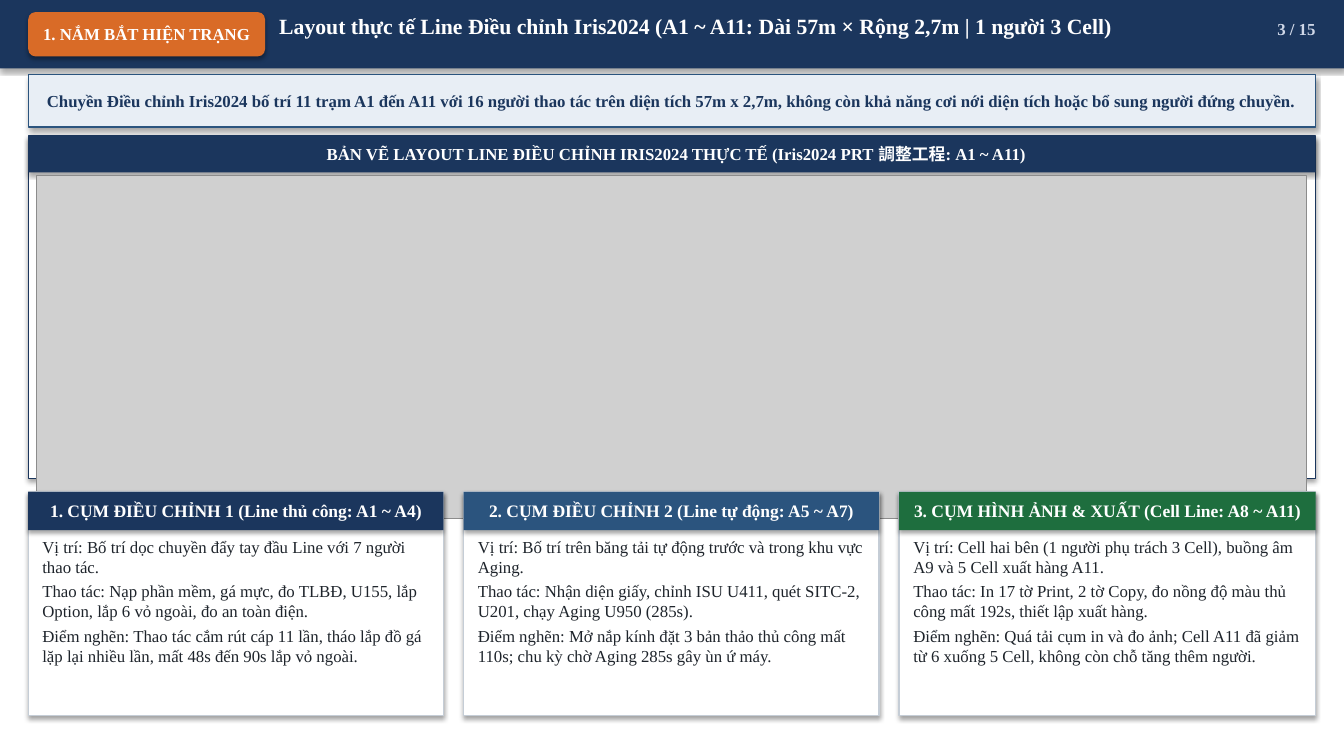
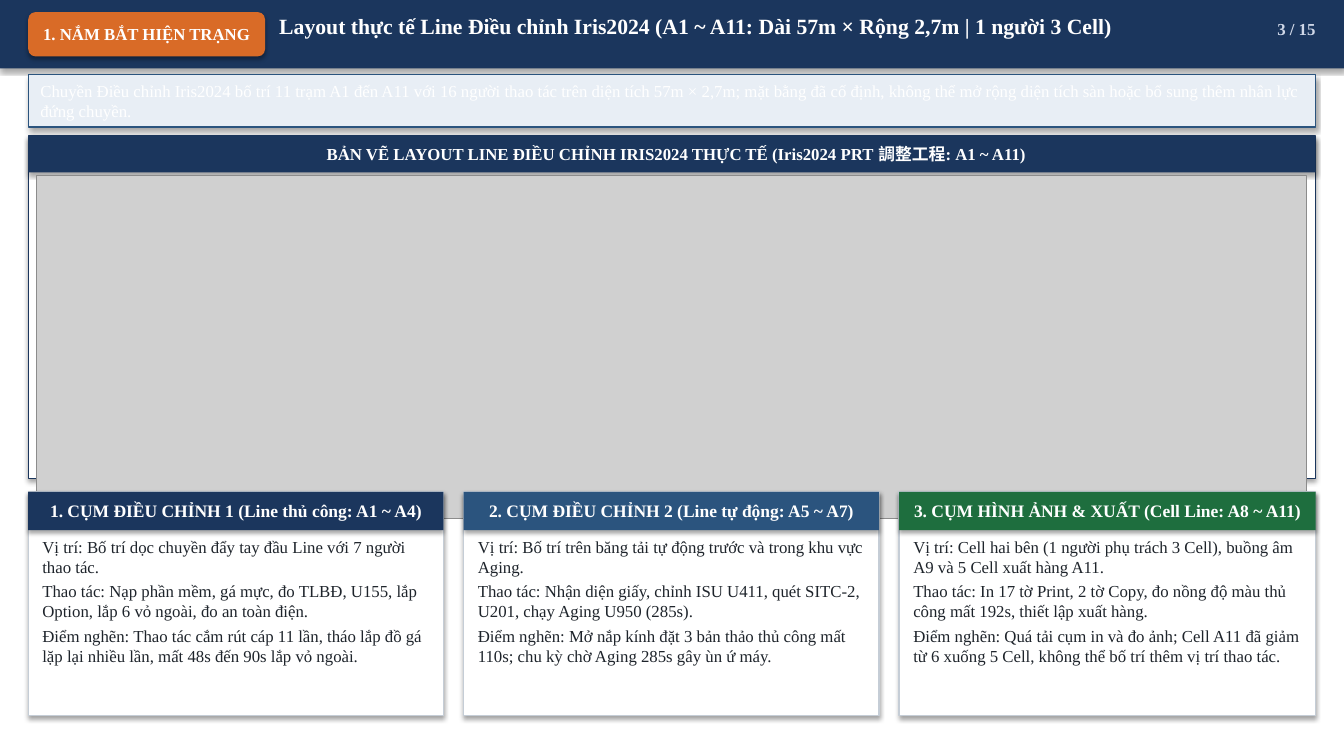
Before and after one commit to Nakazasen/bao_cao_dc_EXPIris, a slide deck: slide 3 of Bao_Cao_Dieu_Chinh_IrisEXP_VN.pptx. Drawn at 1344x756 pixels with LibreOffice and Linux fonts; fonts in the diff are those of the drawing; grey boxes stand for pictures. Boxes give left, top, right and bottom in pixels: in the first picture for what was removed or moved away, otherwise in the second. Text is boxed around its words. In the diff, an @@ line names an element or a change of style, - is before the commit and + after.

```diff
--- a/Bao_Cao_Dieu_Chinh_IrisEXP_VN.pptx
+++ b/Bao_Cao_Dieu_Chinh_IrisEXP_VN.pptx
@@ text in rectangle at <box>47,94,1294,111</box>: text removed @@
-Chuyền Điều chỉnh Iris2024 bố trí 11 trạm A1 đến A11 với 16 người thao tác trên diện tích 57m x 2,7m, không còn khả năng cơi nới diện tích hoặc bổ sung người đứng chuyền.
@@ text at <box>913,630,1300,666</box>: text changed @@
-Điểm nghẽn: Quá tải cụm in và đo ảnh; Cell A11 đã giảm từ 6 xuống 5 Cell, không còn chỗ tăng thêm người.
+Điểm nghẽn: Quá tải cụm in và đo ảnh; Cell A11 đã giảm từ 6 xuống 5 Cell, không thể bố trí thêm vị trí thao tác.
```
Also in this commit, not shown: 1 other file.
